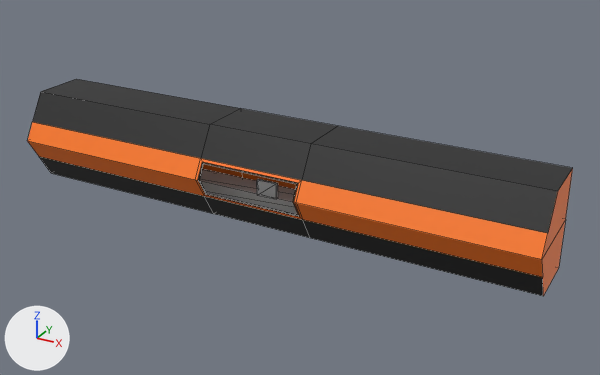
An edit to the Blender file cubeman-resources/models/scenario/Level Headquarters/model-scenario-levelSafeZone-headquarters.blend, drawn before and after from the same camera.
One viewpoint serves both versions: a 50 mm camera at (140.3, -236.1, 121.2) aimed at (10.9, -0.9, 3.6). The axes (+X, +Y, +Z) are drawn at lower left. The lights are the same throughout. Mesh edges are drawn as thin lines.

The older version as bpy lines, for what is in view:
```python
me_cylinder = bpy.data.meshes.new('Cylinder')
me_cylinder.from_pydata(...)  # 56 vertices, 56 faces; spans x -100.0..100.0, y -20.0..10.0, z -10.0..25.0
me_cylinder.materials.append(mat_material_metal)  # picture img_texture_walls
me_cylinder_002 = bpy.data.meshes.new('Cylinder.002')
me_cylinder_002.from_pydata([(18.6, -19.6, 7.3), (-18.6, -19.6, 7.3), (-18.6, -16.7, 12.5), (18.6, -16.7, 12.5), (-18.6, -15.9, 1.0), (18.6, -15.9, 1.0)], [], [(3, 0, 1, 2), (0, 5, 4, 1)])
me_cylinder_002.materials.append(mat_material_glass)  # white #e7e7e7
me_scene = bpy.data.meshes.new('Scene')
me_scene.from_pydata(...)  # a box spanning x -50.0..50.0, y -50.0..50.0, z -50.0..50.0
ob_glass = bpy.data.objects.new('glass', me_cylinder_002)
ob_glass.location = (0.0, 0.0, 0.0)
ob_glass.hide_set(True)
ob_ground_references = bpy.data.objects.new('ground_references', me_scene)
ob_ground_references.location = (0.0, 0.5, -3.0)
ob_ground_references.rotation_euler = (1.571, 0.0, 0.0)  # degrees (90, 0, 0)
ob_ground_references.scale = (0.8, 0.0458, 0.1)
ob_walls = bpy.data.objects.new('walls', me_cylinder)
ob_walls.location = (0.0, 0.0, 0.0)
```
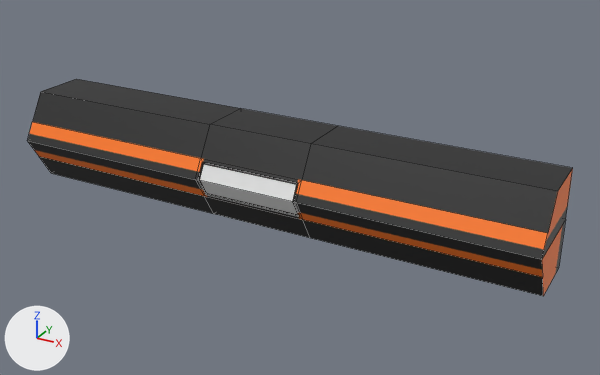
The edits, one by one:
me_cylinder has 56 vertices, 56 faces and spans x -100.0..100.0, y -20.0..10.0, z -10.0..25.0.
me_cylinder is used by ob_walls; location (0.0, 0.0, 0.0).
me_cylinder part 1: texture (UV) coordinates of 38 of 56 faces, centred in x -100.0..100.0, y -18.0..-5.0, z -1.0..16.0, changed; they spanned u 0.03..0.94, v 0.03..0.97 and now span u 0.01..0.96, v 0.03..0.97.
Object 'glass' (ob_glass) is now shown.

Location of each change, (x1, y1, x2, y2) in pixels of the pictures (600 x 375 px):
'glass', shown: after (200, 164, 298, 215)
part 1 of me_cylinder, surface changed (orange to black): (27, 122, 573, 296) in both
'ground_references', unchanged, covered by the edit: before (200, 169, 298, 215)
